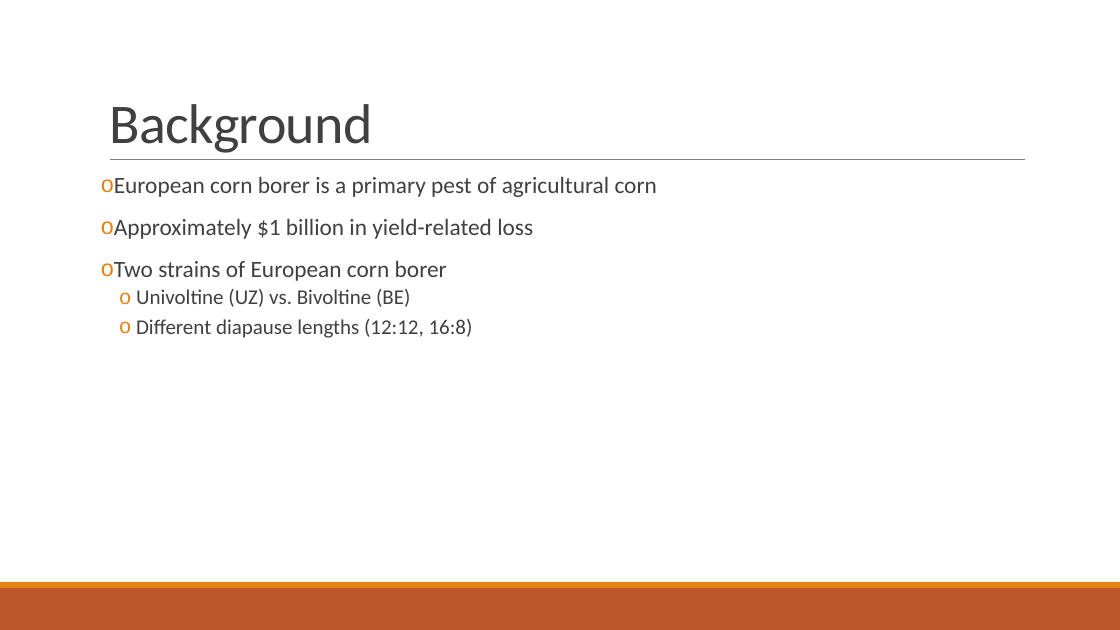
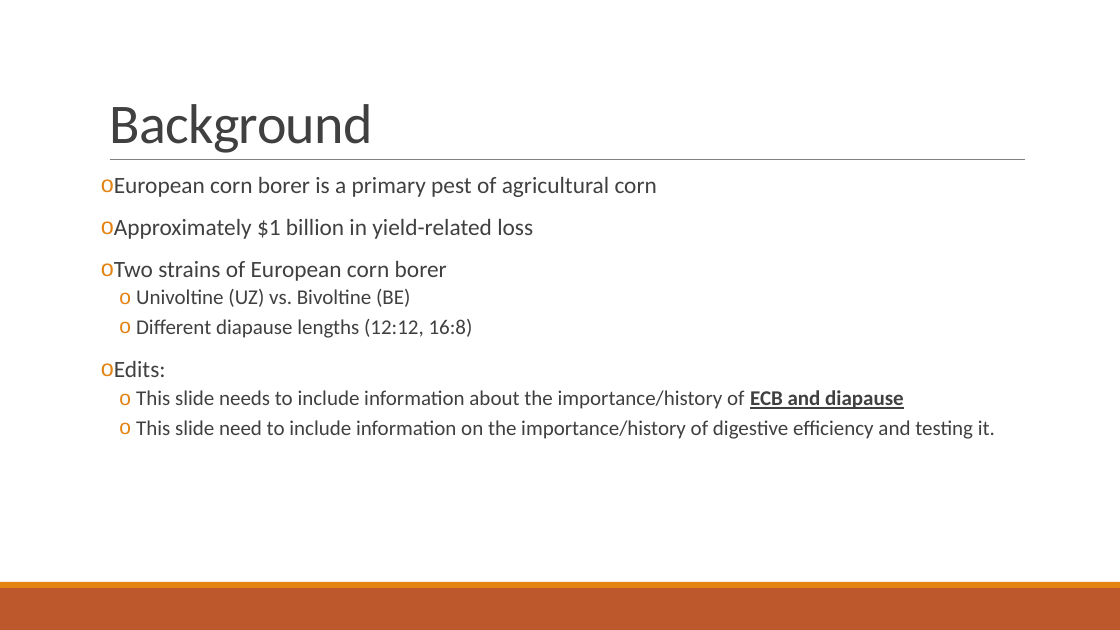
Before and after one commit to jamestbrown5/2018_Undergrad-Summer-Project, a slide deck: slide 3 of Documents/Summer Project Presentation.pptx (slide 2 before the commit). Drawn at 1120x630 pixels with LibreOffice and Linux fonts; fonts in the diff are those of the drawing. Boxes give left, top, right and bottom in pixels: in the first picture for what was removed or moved away, otherwise in the second. Text is boxed around its words. In the diff, an @@ line names an element or a change of style, - is before the commit and + after.

```diff
--- a/Documents/Summer Project Presentation.pptx
+++ b/Documents/Summer Project Presentation.pptx
@@ text at (x1=114, y1=361, x2=995, y2=439): paragraphs added @@
+o Edits:
+  o This slide needs to include information about the importance/history of ECB and diapause
+  o This slide need to include information on the importance/history of digestive efficiency and testing it.
```
Also in this commit, not shown: 4 other slides changed, 3 slides added, 1 slide removed.
